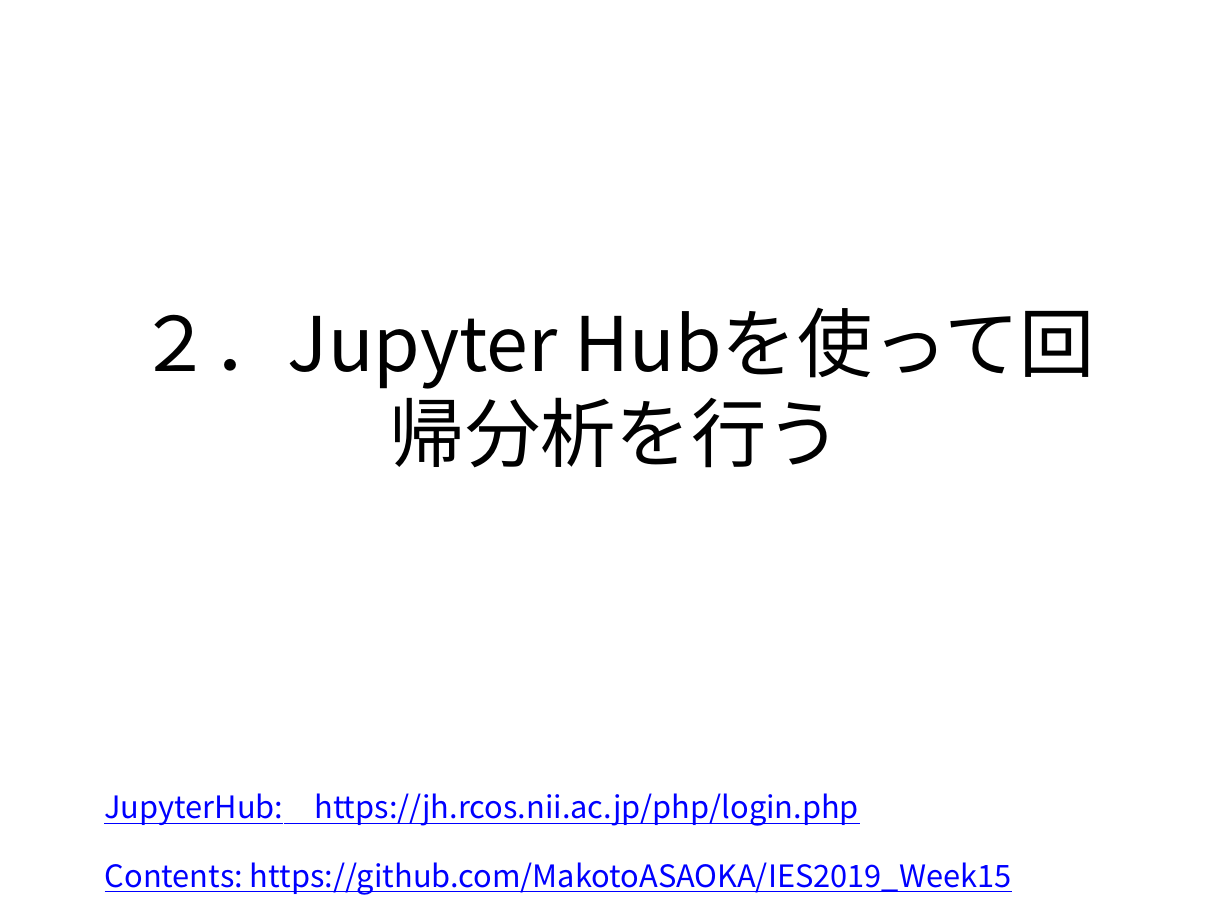
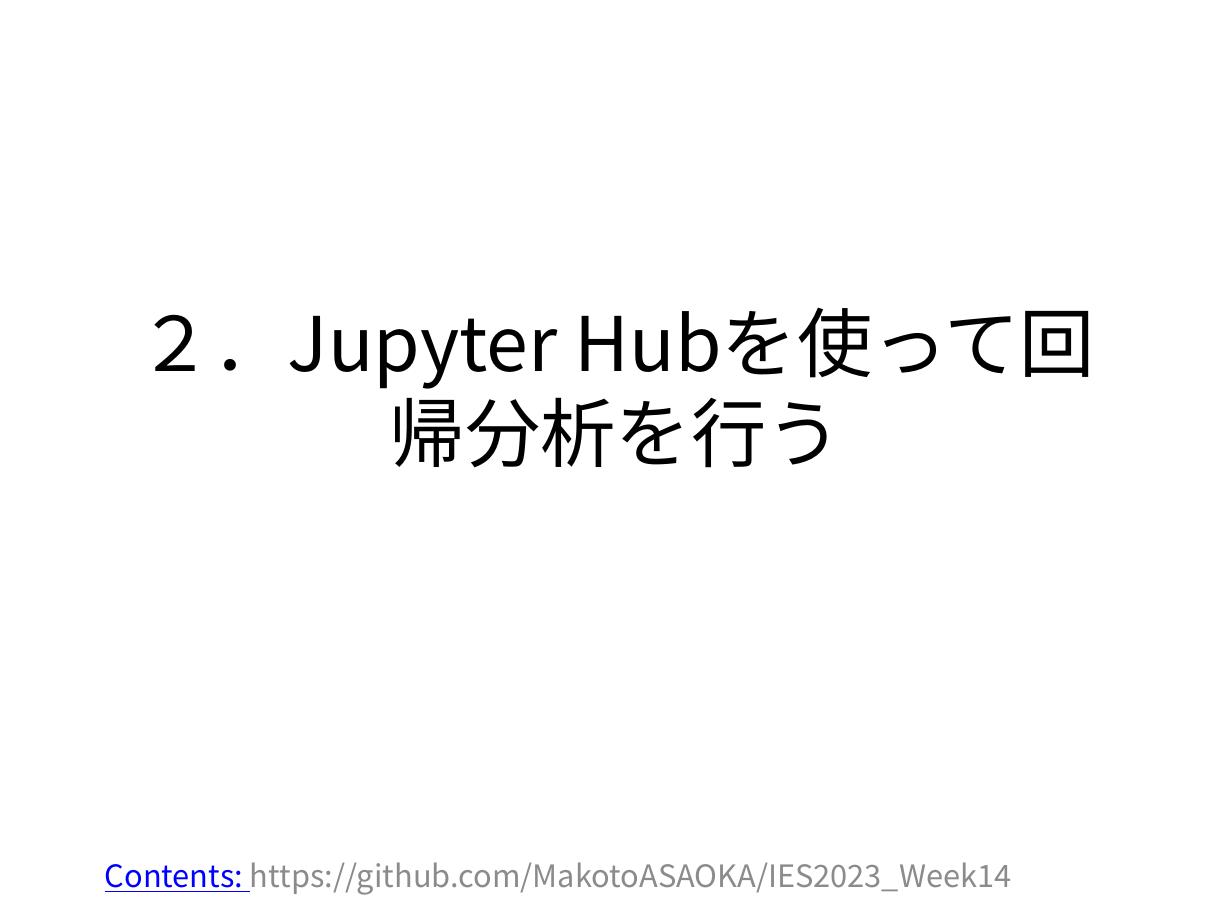
Before and after one commit to MakotoASAOKA/IES2023_Week14, a slide deck: slide 39 of week14_regression.pptx. Drawn at 1232x924 pixels with LibreOffice and Linux fonts; fonts in the diff are those of the drawing. Boxes give left, top, right and bottom in pixels: in the first picture for what was removed or moved away, otherwise in the second. Text is boxed around its words. In the diff, an @@ line names an element or a change of style, - is before the commit and + after.

```diff
--- a/week14_regression.pptx
+++ b/week14_regression.pptx
@@ text removed at [104, 793, 859, 826] @@
-JupyterHub: https://jh.rcos.nii.ac.jp/php/login.php
@@ subtitle at [105, 862, 1011, 895]: text changed; text colour #0000FF to #8C8C8C @@
-Contents: https://github.com/MakotoASAOKA/IES2019_Week15
+Contents: https://github.com/MakotoASAOKA/IES2023_Week14
```
Also in this commit, not shown: 6 other slides changed.
